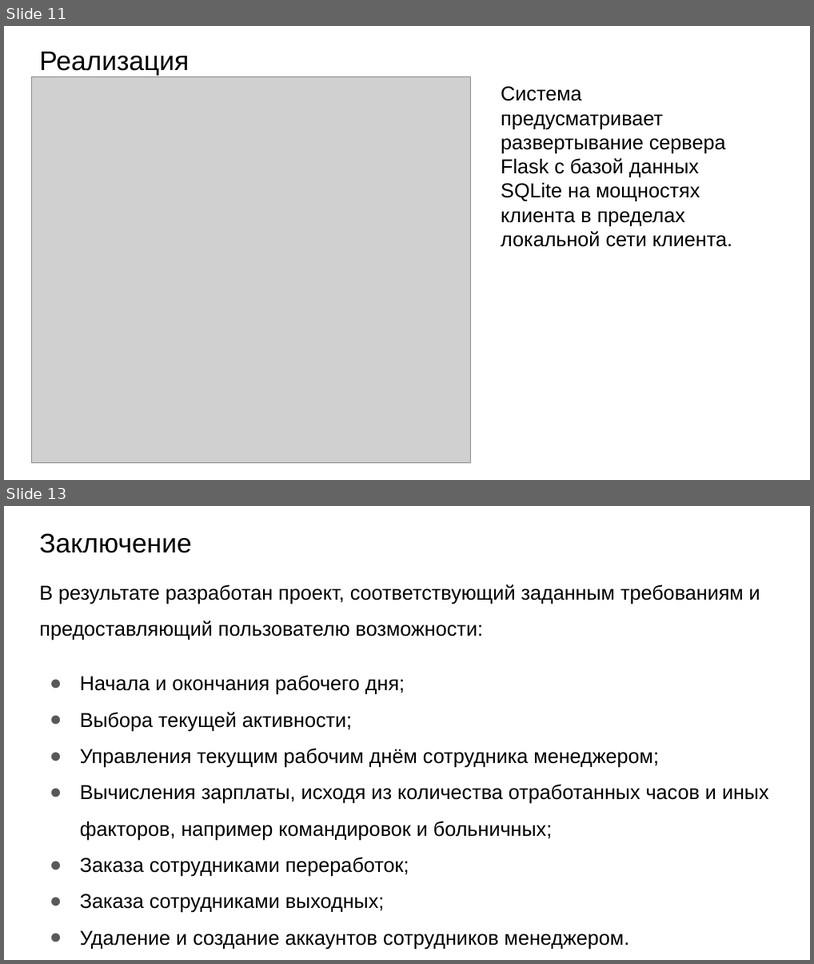
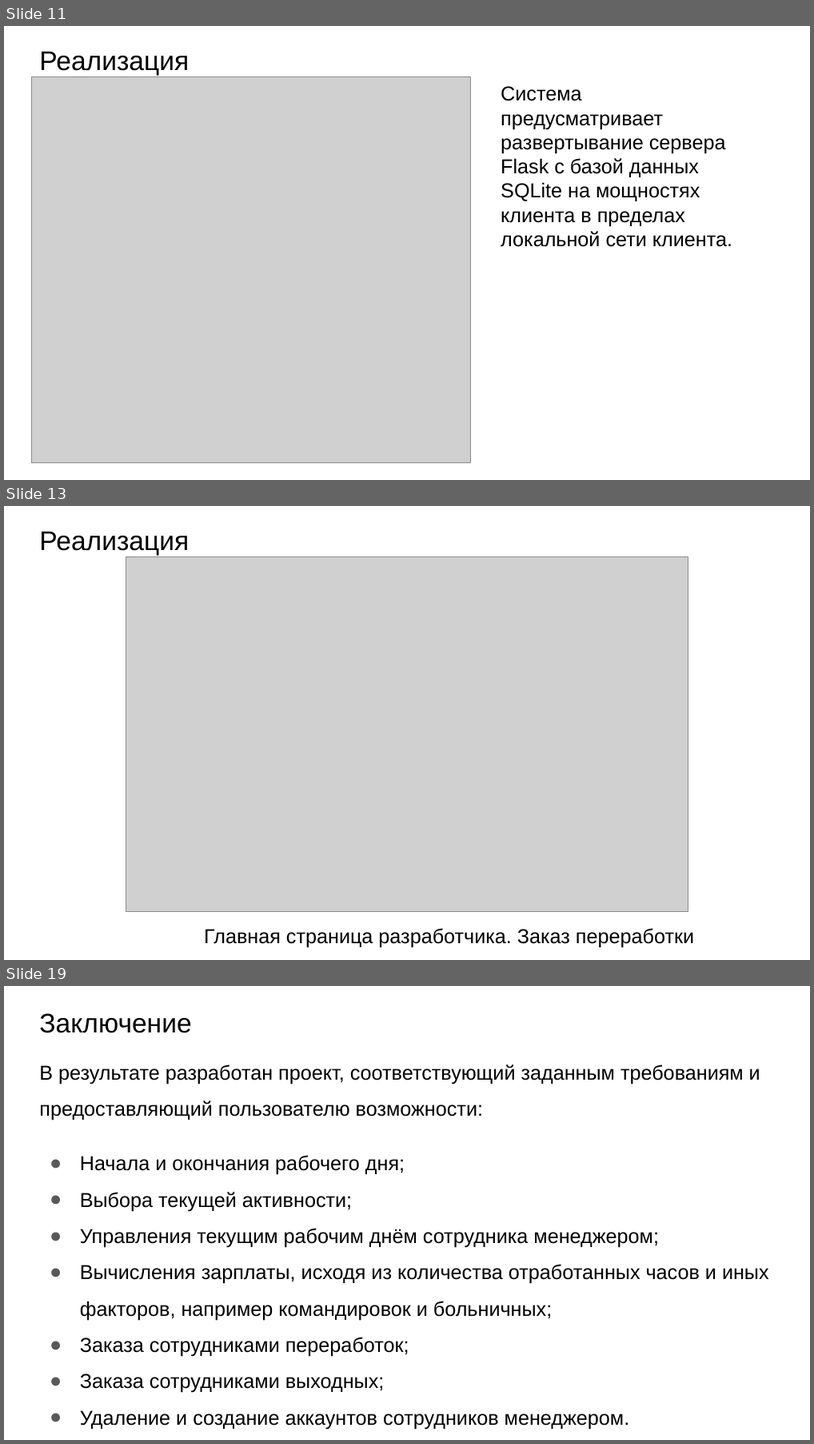
Before and after one commit to NikulinR/ITTimeRecording, a slide deck: Presentation.pptx. Shown one above the other, each under a label of ours: slides 11 and 13 before the commit, slides 11, 13 and 19 after it; the slides between them are not shown. The pictures are 814x964 and 814x1444 pixels, drawn with LibreOffice and Linux fonts; fonts in the diff are those of the drawing; grey boxes stand for pictures. Boxes give left, top, right and bottom in pixels: in the first picture for what was removed or moved away, otherwise in the second. Text is boxed around its words. In the diff, an @@ line names an element or a change of style, - is before the commit and + after.

```diff
--- a/Presentation.pptx
+++ b/Presentation.pptx
@@ slide 13 added at (4,506,810,960), background #FFFFFF @@
@@ title added at (39,532,189,556), 24 pt, text #000000 @@
+Реализация
@@ picture added at (126,557,689,911) @@
@@ text added at (204,928,694,948), 18 pt, text #000000 @@
+Главная страница разработчика. Заказ переработки
@@ what was slide 13 is now slide 19 @@
```
Also in this commit, not shown: 3 slides changed, 6 other slides added, 1 slide removed, 2 other files.
